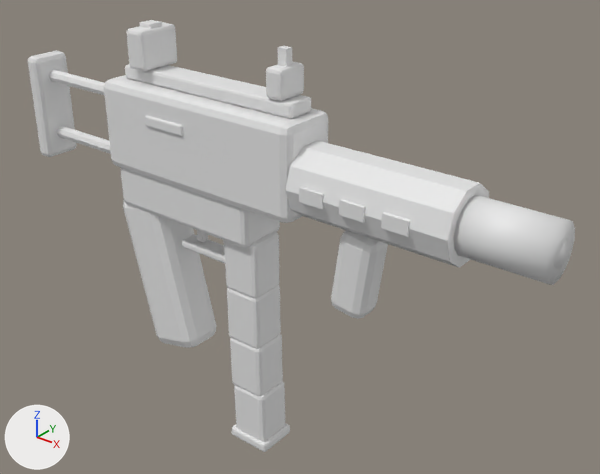
An edit to the FBX model Tools/Art/Weapons/SM_ShadeSMG.fbx, drawn before and after from the same camera.
One viewpoint serves both versions: a camera (50 mm lens) standing at (0.655, -0.584, 0.426) and looking at (0.156, 0.04, 0.039). The lights are fixed; the arrows at lower left show +X, +Y and +Z. The picture after the commit comes second.

The older version as bpy lines, for what is in view:
```python
me_sm_shadesmg = bpy.data.meshes.new('SM_ShadeSMG')
me_sm_shadesmg.from_pydata(...)  # 1120 vertices, 1028 faces; spans x -0.21..0.452, y -0.038..0.038, z -0.212..0.251
# faces by material slot: [858, 170]
me_sm_shadesmg.materials.append(mat_w_body)  # white #e7e7e7
me_sm_shadesmg.materials.append(mat_w_accent)  # white #e7e7e7
ob_sm_shadesmg = bpy.data.objects.new('SM_ShadeSMG', me_sm_shadesmg)
ob_sm_shadesmg.location = (0.0, 0.0, 0.0)
```
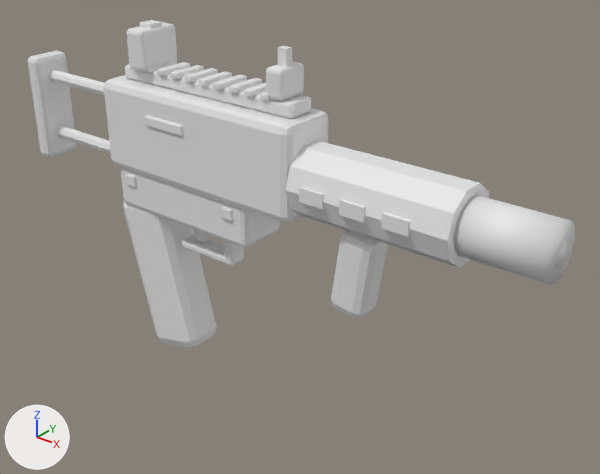
What differs and where, as boxes [x1, y1, x2, y2] in the pictures (600 x 474 px; the box of a moved part takes in the faces that stretch with it):
'SM_ShadeSMG', reshaped (24% shorter)
    before: [28, 20, 575, 452]
    after: [28, 20, 575, 348]
part 1 of me_sm_shadesmg, moved or reshaped
    before: [224, 232, 279, 299]
    after: [126, 173, 137, 187]
part 2 of me_sm_shadesmg, moved or reshaped (not visible afterwards)
    before: [227, 285, 281, 349]
part 3 of me_sm_shadesmg, moved or reshaped
    before: [230, 334, 283, 396]
    after: [221, 206, 233, 222]
part 4 of me_sm_shadesmg, moved or reshaped (not visible afterwards)
    before: [234, 381, 285, 442]
part 5 of me_sm_shadesmg, moved or reshaped (not visible afterwards)
    before: [231, 423, 290, 452]
part 6 of me_sm_shadesmg, added
    after: [144, 60, 177, 73]
part 7 of me_sm_shadesmg, added
    after: [157, 62, 190, 76]
part 8 of me_sm_shadesmg, added
    after: [170, 65, 204, 79]
part 9 of me_sm_shadesmg, added
    after: [184, 68, 218, 82]
part 10 of me_sm_shadesmg, added
    after: [198, 71, 232, 86]
part 11 of me_sm_shadesmg, added
    after: [213, 75, 247, 89]
part 12 of me_sm_shadesmg, added
    after: [228, 78, 262, 93]
part 13 of me_sm_shadesmg, added
    after: [244, 83, 266, 97]
part 14 of me_sm_shadesmg, added
    after: [260, 92, 271, 101]

The change, as a list of edits to the scene's bpy script:
```text
Change me_sm_shadesmg:
    remove me_sm_shadesmg.from_pydata(...)  # 1120 vertices, 1028 faces; spans x -0.21..0.452, y -0.038..0.038, z -0.212..0.251
    add me_sm_shadesmg.from_pydata(...)  # 1624 vertices, 1514 faces; spans x -0.21..0.452, y -0.038..0.038, z -0.132..0.251
    me_sm_shadesmg part 1: the loose piece of 56 vertices spanning x 0.1..0.145, y -0.021..0.021, z -0.016..0.05 is scaled about its middle by (0.299, 0.078, 0.194), then moved by (-0.15, -0.029, 0.063)
    me_sm_shadesmg part 2: the loose piece of 56 vertices spanning x 0.101..0.146, y -0.021..0.021, z -0.079..-0.012 is scaled about its middle by (0.299, 0.078, 0.194), then moved by (-0.151, 0.029, 0.126)
    me_sm_shadesmg part 3: the loose piece of 56 vertices spanning x 0.102..0.148, y -0.021..0.021, z -0.142..-0.075 is scaled about its middle by (0.299, 0.078, 0.194), then moved by (-0.008, -0.029, 0.188)
    me_sm_shadesmg part 4: the loose piece of 56 vertices spanning x 0.106..0.151, y -0.021..0.021, z -0.204..-0.137 is scaled about its middle by (0.299, 0.078, 0.194), then moved by (-0.012, 0.029, 0.251)
    me_sm_shadesmg part 5: the loose piece of 56 vertices spanning x 0.102..0.155, y -0.024..0.024, z -0.212..-0.2 is scaled about its middle by (0.175, 0.851, 0.53), then moved by (-0.149, 0.0, 0.413), in mat_w_body (white #e7e7e7)
    me_sm_shadesmg part 6: the loose piece of 56 vertices spanning x -0.022..0.002, y -0.025..0.025, z 0.205..0.247 is copied, and the copy is scaled about its middle by (0.441, 0.826, 0.125), then moved by (0.01, 0.0, -0.019); it spans x -0.005..0.005, y -0.02..0.02, z 0.204..0.21
    me_sm_shadesmg part 7: the loose piece of 56 vertices spanning x -0.022..0.002, y -0.025..0.025, z 0.205..0.247 is copied, and the copy is scaled about its middle by (0.441, 0.826, 0.125), then moved by (0.03, 0.0, -0.019); it spans x 0.015..0.025, y -0.02..0.02, z 0.204..0.21
    me_sm_shadesmg part 8: the loose piece of 56 vertices spanning x 0.01..0.065, y -0.036..0.036, z 0.152..0.164 is copied, and the copy is scaled about its middle by (0.164, 0.532, 0.479), then moved by (0.003, 0.0, 0.049), in mat_w_body (white #e7e7e7); it spans x 0.035..0.045, y -0.02..0.02, z 0.204..0.21
    me_sm_shadesmg part 9: the loose piece of 56 vertices spanning x 0.01..0.065, y -0.036..0.036, z 0.152..0.164 is copied, and the copy is scaled about its middle by (0.164, 0.532, 0.479), then moved by (0.022, 0.0, 0.049), in mat_w_body (white #e7e7e7); it spans x 0.055..0.065, y -0.02..0.02, z 0.204..0.21
    me_sm_shadesmg part 10: the loose piece of 56 vertices spanning x 0.01..0.065, y -0.036..0.036, z 0.152..0.164 is copied, and the copy is scaled about its middle by (0.164, 0.532, 0.479), then moved by (0.043, 0.0, 0.049), in mat_w_body (white #e7e7e7); it spans x 0.075..0.085, y -0.02..0.02, z 0.204..0.21
    me_sm_shadesmg part 11: the loose piece of 56 vertices spanning x 0.01..0.065, y -0.036..0.036, z 0.152..0.164 is copied, and the copy is scaled about its middle by (0.164, 0.532, 0.479), then moved by (0.062, 0.0, 0.049), in mat_w_body (white #e7e7e7); it spans x 0.095..0.105, y -0.02..0.02, z 0.204..0.21
    me_sm_shadesmg part 12: the loose piece of 56 vertices spanning x 0.01..0.065, y -0.036..0.036, z 0.152..0.164 is copied, and the copy is scaled about its middle by (0.164, 0.532, 0.479), then moved by (0.082, 0.0, 0.049), in mat_w_body (white #e7e7e7); it spans x 0.115..0.125, y -0.02..0.02, z 0.204..0.21
    me_sm_shadesmg part 13: the loose piece of 56 vertices spanning x 0.01..0.065, y -0.036..0.036, z 0.152..0.164 is copied, and the copy is scaled about its middle by (0.164, 0.532, 0.479), then moved by (0.102, 0.0, 0.049), in mat_w_body (white #e7e7e7); it spans x 0.135..0.145, y -0.02..0.02, z 0.204..0.21
    me_sm_shadesmg part 14: the loose piece of 56 vertices spanning x 0.01..0.065, y -0.036..0.036, z 0.152..0.164 is copied, and the copy is scaled about its middle by (0.164, 0.532, 0.479), then moved by (0.122, 0.0, 0.049), in mat_w_body (white #e7e7e7); it spans x 0.155..0.165, y -0.02..0.02, z 0.204..0.21
```
